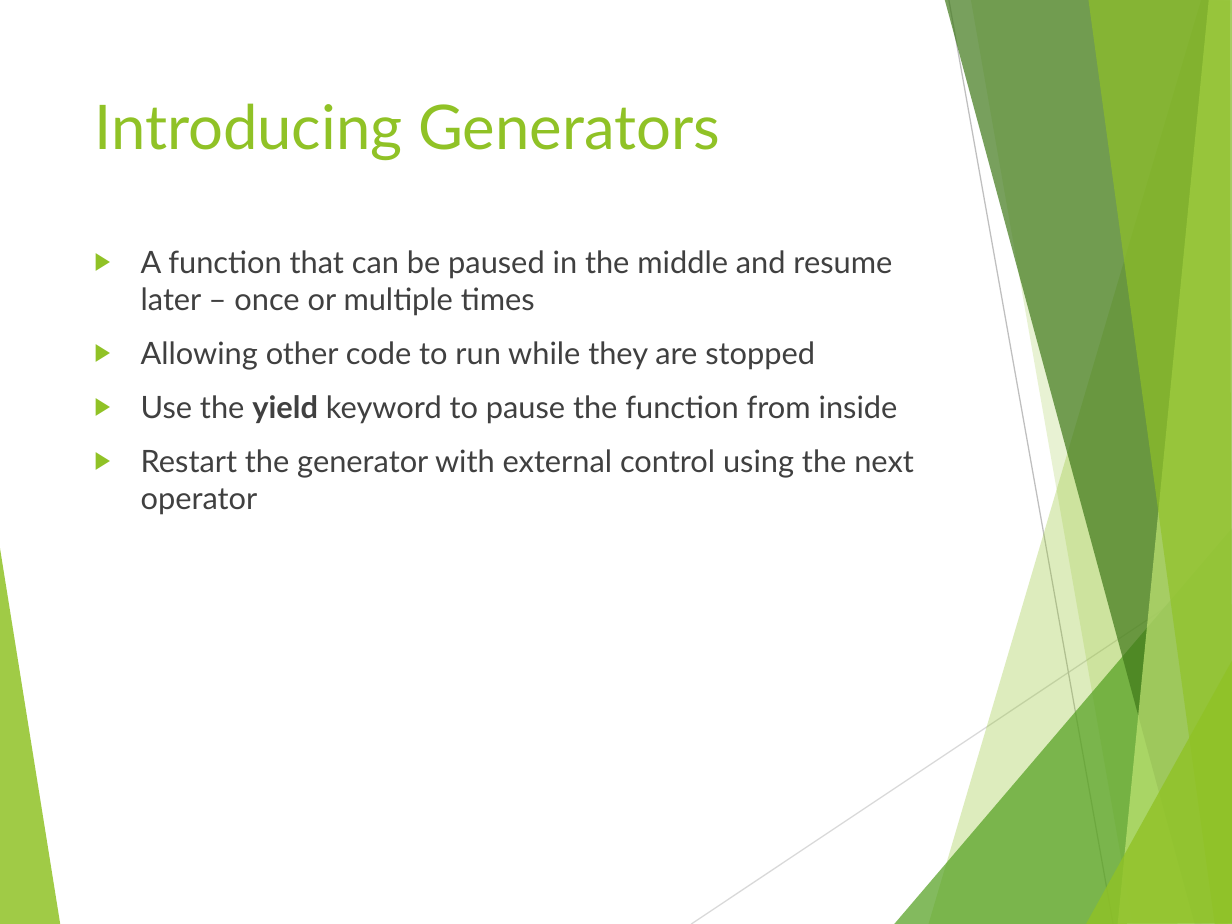
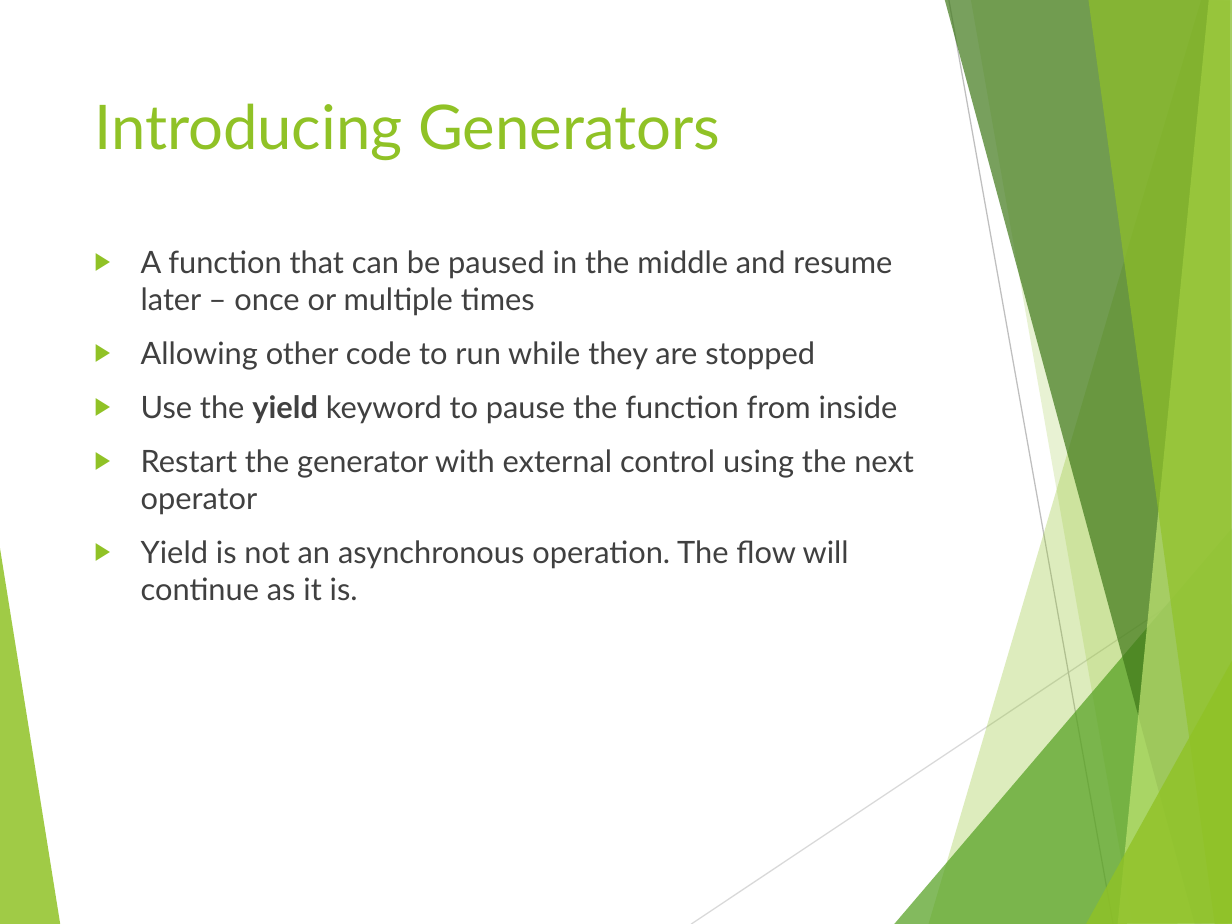
Before and after one commit to tamarstern/MyNodeJSCourse, a slide deck: slide 4 of day1/generators/nodejs_generators.pptx. Drawn at 1232x924 pixels with LibreOffice and Linux fonts; fonts in the diff are those of the drawing. Boxes give left, top, right and bottom in pixels: in the first picture for what was removed or moved away, otherwise in the second. Text is boxed around its words. In the diff, an @@ line names an element or a change of style, - is before the commit and + after.

```diff
--- a/day1/generators/nodejs_generators.pptx
+++ b/day1/generators/nodejs_generators.pptx
@@ text at [141,540,849,601]: paragraph added @@
+▶ Yield is not an asynchronous operation. The flow will continue as it is.
```
Also in this commit, not shown: 1 other slide changed, 5 slides added, 10 other files.
